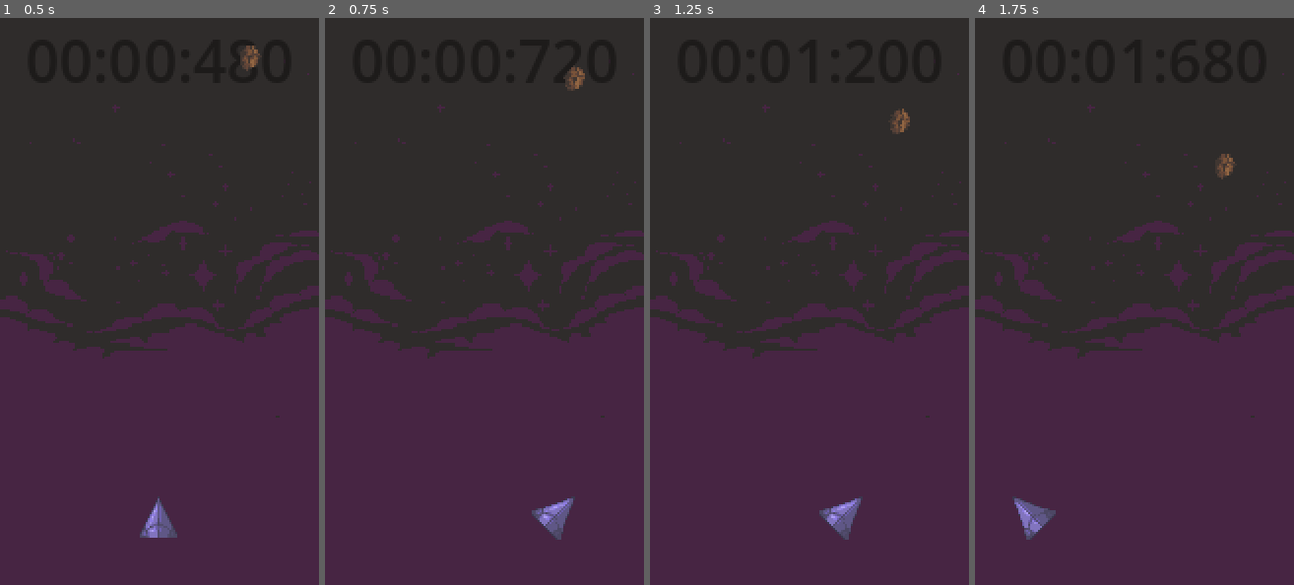
Above: before the commit, frames 1-4 (left to right).
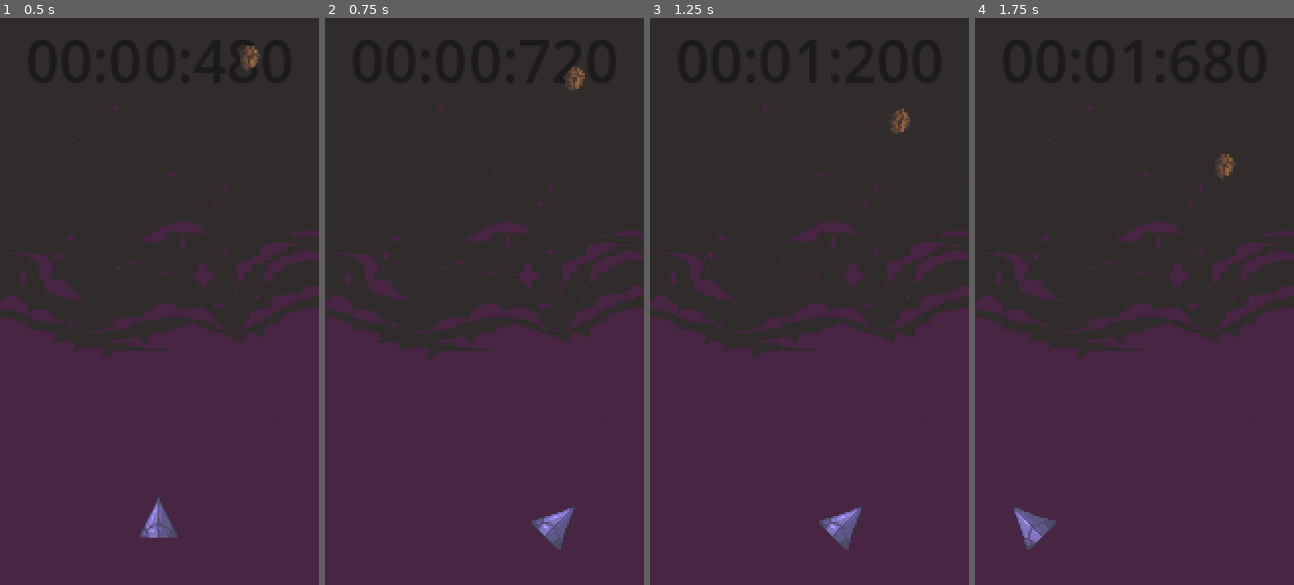
Above: after the commit, the same moments.

Repository: Dokkae6949/MidAir
Game: Godot game, scene res://scenes/main.tscn
Two runs of this game, one before a commit and one after it. Both use one fixed random seed, a clock stepped at 60 frames per second and the inputs below.
Inputs:
- Up to frame 1 (0.5 s): no input
- Up to frame 2 (0.75 s): hold D (player_move_right) from 0.53 s (still down); hold Space from 0.53 s (still down)
- Up to frame 3 (1.25 s): keep holding D (player_move_right); keep holding Space
- Up to frame 4 (1.75 s): release D (player_move_right) at 1.28 s; release Space at 1.28 s; hold A (player_move_left) from 1.28 s (still down); tap Space at 1.35, 1.52 s

Frame 1 is identical in both runs. In frame 2, 0.6% of the frame differs, in the area x 64-78%, y 84-94%; in frame 3, 0.6%; in frame 4, 0.6%.

Commit message:
Fix collider rotation mismatch and add basic loosing logic

Diff:
--- a/project.godot
+++ b/project.godot
@@ -14,6 +14,10 @@
 run/main_scene="res://scenes/main.tscn"
 config/features=PackedStringArray("4.2", "Forward Plus")
 config/icon="res://icon.svg"
+
+[autoload]
+
+SignalBus="*res://scripts/signal_bus.gd"
 
 [display]
 
--- a/scenes/main.tscn
+++ b/scenes/main.tscn
@@ -32,6 +32,31 @@
 horizontal_alignment = 1
 vertical_alignment = 1
 
+[node name="GameOver" type="VBoxContainer" parent="CanvasLayer"]
+anchors_preset = 14
+anchor_top = 0.5
+anchor_right = 1.0
+anchor_bottom = 0.5
+offset_top = -11.5
+offset_bottom = 11.5
+grow_horizontal = 2
+grow_vertical = 2
+
+[node name="GameOver" type="Label" parent="CanvasLayer/GameOver"]
+layout_mode = 2
+theme_override_font_sizes/font_size = 25
+text = "Game Over
+"
+horizontal_alignment = 1
+vertical_alignment = 1
+
+[node name="PressToRestart" type="Label" parent="CanvasLayer/GameOver"]
+layout_mode = 2
+theme_override_font_sizes/font_size = 10
+text = "Press space to restart"
+horizontal_alignment = 1
+vertical_alignment = 1
+
 [node name="Player" parent="." instance=ExtResource("1_dgsb5")]
 
 [node name="MeteorManager" type="Node2D" parent="."]
--- a/scenes/meteors/meteor_large.tscn
+++ b/scenes/meteors/meteor_large.tscn
@@ -4,8 +4,7 @@
 
 [sub_resource type="CircleShape2D" id="CircleShape2D_rcw44"]
 
-[node name="MeteorLarge" type="AnimatableBody2D"]
-sync_to_physics = false
+[node name="MeteorLarge" type="Area2D"]
 
 [node name="MeteorLarge" type="Sprite2D" parent="."]
 texture = ExtResource("1_3bixu")
--- a/scenes/meteors/meteor_small.tscn
+++ b/scenes/meteors/meteor_small.tscn
@@ -5,8 +5,7 @@
 [sub_resource type="CircleShape2D" id="CircleShape2D_rcw44"]
 radius = 5.5
 
-[node name="MeteorSmall" type="AnimatableBody2D"]
-sync_to_physics = false
+[node name="MeteorSmall" type="Area2D"]
 
 [node name="MeteorSmall" type="Sprite2D" parent="."]
 position = Vector2(2, 0)
--- a/scenes/player.tscn
+++ b/scenes/player.tscn
@@ -12,6 +12,7 @@
 script = ExtResource("2_uvptb")
 rotation_target = -45.0
 texture = SubResource("AtlasTexture_h4qbk")
+texture_offset = Vector2(0, 5)
 
 [sub_resource type="AtlasTexture" id="AtlasTexture_0ve1r"]
 atlas = ExtResource("2_gpg1d")
@@ -21,6 +22,7 @@
 script = ExtResource("2_uvptb")
 rotation_target = -20.0
 texture = SubResource("AtlasTexture_0ve1r")
+texture_offset = Vector2(0, 1)
 
 [sub_resource type="AtlasTexture" id="AtlasTexture_4evyb"]
 atlas = ExtResource("2_gpg1d")
@@ -30,6 +32,7 @@
 script = ExtResource("2_uvptb")
 rotation_target = 0.0
 texture = SubResource("AtlasTexture_4evyb")
+texture_offset = Vector2(0, 0)
 
 [sub_resource type="AtlasTexture" id="AtlasTexture_p0lqq"]
 atlas = ExtResource("2_gpg1d")
@@ -39,6 +42,7 @@
 script = ExtResource("2_uvptb")
 rotation_target = 20.0
 texture = SubResource("AtlasTexture_p0lqq")
+texture_offset = Vector2(0, 1)
 
 [sub_resource type="AtlasTexture" id="AtlasTexture_kphec"]
 atlas = ExtResource("2_gpg1d")
@@ -48,11 +52,15 @@
 script = ExtResource("2_uvptb")
 rotation_target = 45.0
 texture = SubResource("AtlasTexture_kphec")
+texture_offset = Vector2(0, 5)
 
-[node name="Player" type="AnimatableBody2D"]
-sync_to_physics = false
+[node name="Player" type="Area2D"]
 script = ExtResource("1_lnyua")
 rotated_textures = Array[ExtResource("2_uvptb")]([SubResource("Resource_kdtbi"), SubResource("Resource_m4grk"), SubResource("Resource_xr6r6"), SubResource("Resource_0oq1q"), SubResource("Resource_pmbh5")])
+max_rotation_degrees = null
+rotation_speed = null
+movement_speed = null
+allow_rotation_reset = null
 
 [node name="CollisionPolygon2D" type="CollisionPolygon2D" parent="."]
 polygon = PackedVector2Array(-10, 5, 9, 5, 0, -16, -10, 5)
--- a/scripts/MeteorManager.gd
+++ b/scripts/MeteorManager.gd
@@ -1,8 +1,10 @@
+class_name MeteorManager
 extends Node2D
 
 
 const MOVEMENT_SPEED_MULTIPLIER_META_NAME = "movement_speed_multiplier"
 
+@export var enabled: bool = true
 @export_group("Spawning")
 @export var meteors: Array[PackedScene]
 @export var spawn_distance_min: float = 50.0
@@ -19,10 +21,13 @@
 
 
 func _ready() -> void:
-	for i in range(10, 2):
-		print(i)
+	SignalBus.player_hit.connect(_on_player_hit)
+	SignalBus.game_over.connect(_on_game_over)
+
 
 func _process(delta: float) -> void:
+	if !enabled: return
+
 	if _spawn_distance <= 0.0:
 		_spawn_distance = randf_range(spawn_distance_min, spawn_distance_max)
 
@@ -30,17 +35,26 @@
 			return
 
 		var meteor_scene = meteors.pick_random()
-		var meteor: AnimatableBody2D = meteor_scene.instantiate()
+		var meteor: CollisionObject2D = meteor_scene.instantiate()
 		add_child(meteor)
 		meteor.position = Vector2(randf_range(0, get_viewport_rect().size.x), 0)
 		meteor.rotation_degrees = randf_range(-180, 180)
 		meteor.set_meta(MOVEMENT_SPEED_MULTIPLIER_META_NAME, randf_range(movement_speed_multiplier_min, movement_speed_multiplier_max))
 
 func _physics_process(delta: float) -> void:
+	if !enabled: return
+
 	var movement = movement_direction * movement_speed * delta
 
-	for child: AnimatableBody2D in get_children():
+	for child: CollisionObject2D in get_children():
 		child.position += movement * child.get_meta(MOVEMENT_SPEED_MULTIPLIER_META_NAME, 1.0)
 
 	movement_speed += movement_speed_increase * delta
 	_spawn_distance -= movement_speed * delta
+
+
+func _on_player_hit(player: Player, other: Node2D) -> void:
+	pass
+
+func _on_game_over() -> void:
+	enabled = false
--- a/scripts/main.gd
+++ b/scripts/main.gd
@@ -1,18 +1,33 @@
 extends Node2D
 
 
-@onready var player: AnimatableBody2D = $Player
+@onready var player: Area2D = $Player
 @onready var time_score: Label = $CanvasLayer/TimeScore
+@onready var game_over: VBoxContainer = $CanvasLayer/GameOver
 
+var _game_over: bool = false
 var _time_score: int = 0
 
 
 func _ready() -> void:
+	game_over.hide()
+
 	player.position.x = get_viewport_rect().size.x / 2
 	player.position.y = get_viewport_rect().size.y - get_viewport_rect().size.y / 10
 
+	SignalBus.player_hit.connect(_on_player_hit)
 
 func _process(delta: float) -> void:
+	if _game_over:
+		if Input.is_key_pressed(KEY_SPACE):
+			get_tree().reload_current_scene()
+
+		return
+
+	_update_time_score(delta)
+
+
+func _update_time_score(delta: float) -> void:
 	_time_score += int(delta * 1000)
 
 	var minutes: int = _time_score / 60000
@@ -20,3 +35,10 @@
 	var milli: int = _time_score % 1000
 
 	time_score.text = "%02d:%02d:%03d" % [minutes, seconds, milli]
+
+
+func _on_player_hit(player: Player, other: Node2D) -> void:
+	_game_over = true
+	game_over.show()
+
+	SignalBus.game_over.emit()
--- a/scripts/player.gd
+++ b/scripts/player.gd
@@ -1,6 +1,8 @@
-extends AnimatableBody2D
+class_name Player
+extends Area2D
 
 
+@export var enabled: bool = true
 @export var rotated_textures: Array[RotatedTexture]
 @export_group("Movement")
 ## The amount of rotation to the left/right that should be applied
@@ -11,12 +13,21 @@
 @export var allow_rotation_reset: bool = false
 
 @onready var sprite: Sprite2D = $Sprite
+@onready var collider: CollisionPolygon2D = $CollisionPolygon2D
 
 var _target_rotation_degrees: float = 0.0
 var _rotation_degrees: float = 0.0
 
 
+func _ready() -> void:
+	body_entered.connect(_on_body_entered)
+	area_entered.connect(_on_area_entered)
+	SignalBus.game_over.connect(_on_game_over)
+
+
 func _process(delta: float) -> void:
+	if !enabled: return
+
 	var input = Input.get_axis("player_move_left", "player_move_right");
 
 	if input < 0:
@@ -30,6 +41,8 @@
 
 
 func _physics_process(delta: float) -> void:
+	if !enabled: return
+
 	_rotation_degrees = lerpf(_rotation_degrees, _target_rotation_degrees, rotation_speed * delta)
 
 	# Movement input depends on how much we have rotated compared to the target rotation
@@ -57,3 +70,15 @@
 			closest = rotated_texture
 	if sprite.texture != closest.texture:
 		sprite.texture = closest.texture
+		sprite.position = closest.texture_offset
+		collider.rotation_degrees = closest.rotation_target
+
+
+func _on_body_entered(body: Node2D) -> void:
+	SignalBus.player_hit.emit(self, body)
+
+func _on_area_entered(body: Node2D) -> void:
+	SignalBus.player_hit.emit(self, body)
+
+func _on_game_over() -> void:
+	enabled = false
--- a/scripts/rotated_texture.gd
+++ b/scripts/rotated_texture.gd
@@ -2,3 +2,4 @@
 
 @export var rotation_target: float
 @export var texture: Texture2D
+@export var texture_offset: Vector2
--- /dev/null
+++ b/scripts/signal_bus.gd
@@ -0,0 +1,5 @@
+extends Node
+
+
+signal game_over()
+signal player_hit(player: Player, other: Node2D)
